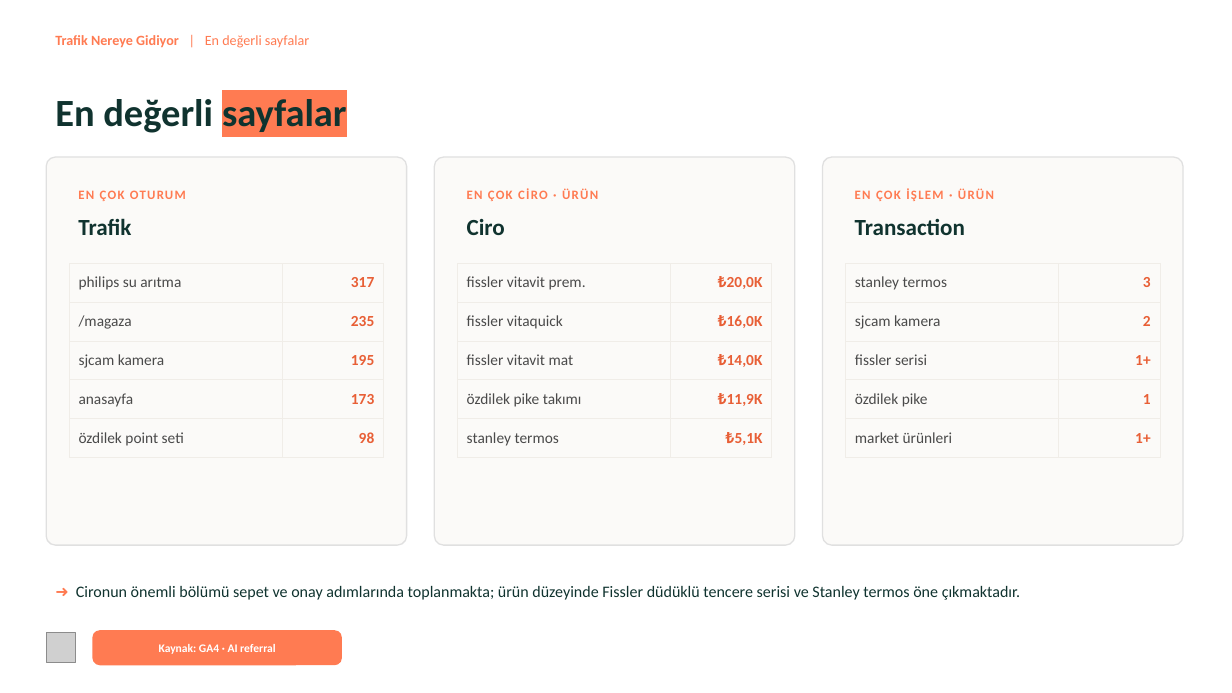
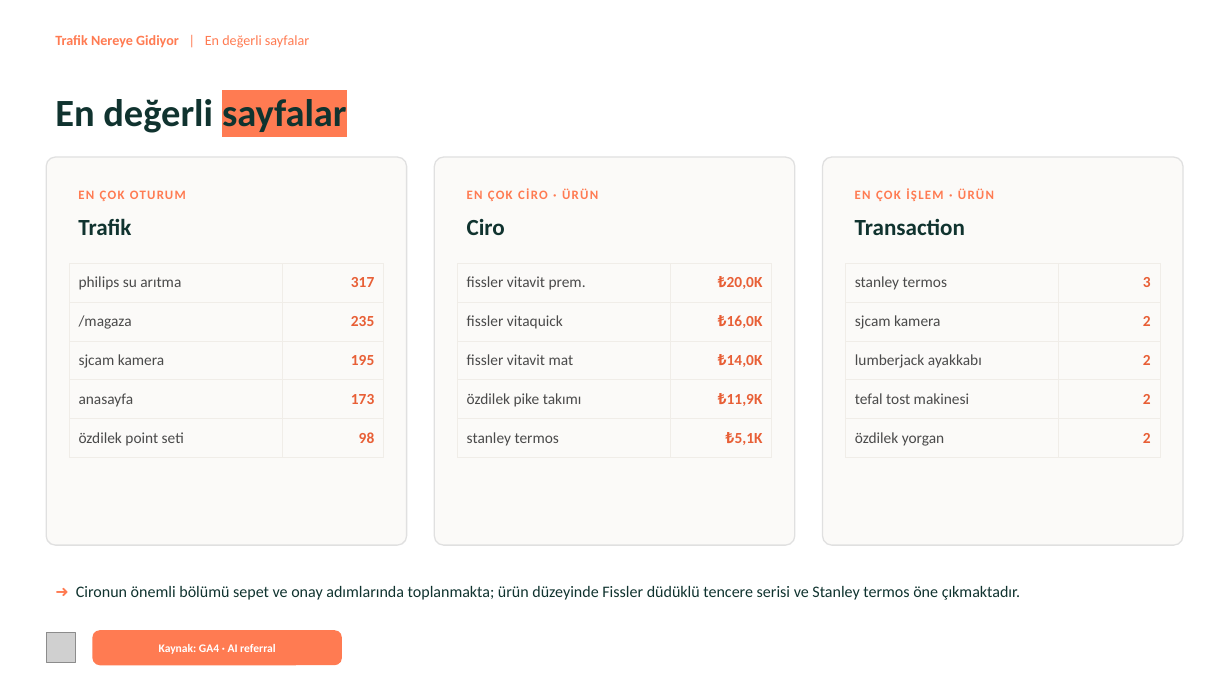
Before and after one commit to erdogan1ozdemir/ozdilekteyim-trafik-analizi, a slide deck: slide 8 of sunum/Ozdilekteyim-AI-Trafik-Analizi-Sunum.pptx. Drawn at 1232x693 pixels with LibreOffice and Linux fonts; fonts in the diff are those of the drawing; grey boxes stand for pictures. Boxes give left, top, right and bottom in pixels: in the first picture for what was removed or moved away, otherwise in the second. Text is boxed around its words. In the diff, an @@ line names an element or a change of style, - is before the commit and + after.

```diff
--- a/sunum/Ozdilekteyim-AI-Trafik-Analizi-Sunum.pptx
+++ b/sunum/Ozdilekteyim-AI-Trafik-Analizi-Sunum.pptx
@@ table at <box>846,263,1160,450</box> @@
-row 3, column 1: fissler serisi
+row 3, column 1: lumberjack ayakkabı
-row 3, column 2: 1+
+row 3, column 2: 2
-row 4, column 1: özdilek pike
+row 4, column 1: tefal tost makinesi
-row 4, column 2: 1
+row 4, column 2: 2
-row 5, column 1: market ürünleri
+row 5, column 1: özdilek yorgan
-row 5, column 2: 1+
+row 5, column 2: 2
```
Also in this commit, not shown: 2 other slides changed, 3 other files.
